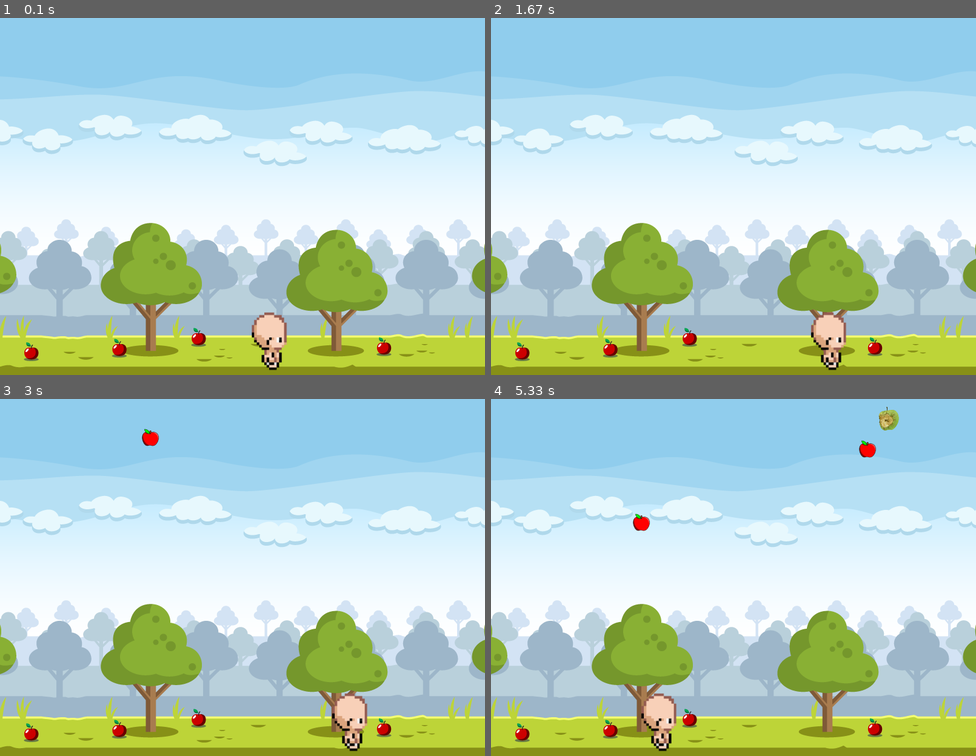
Above: before the commit, frames 1-4 (two rows, left to right).
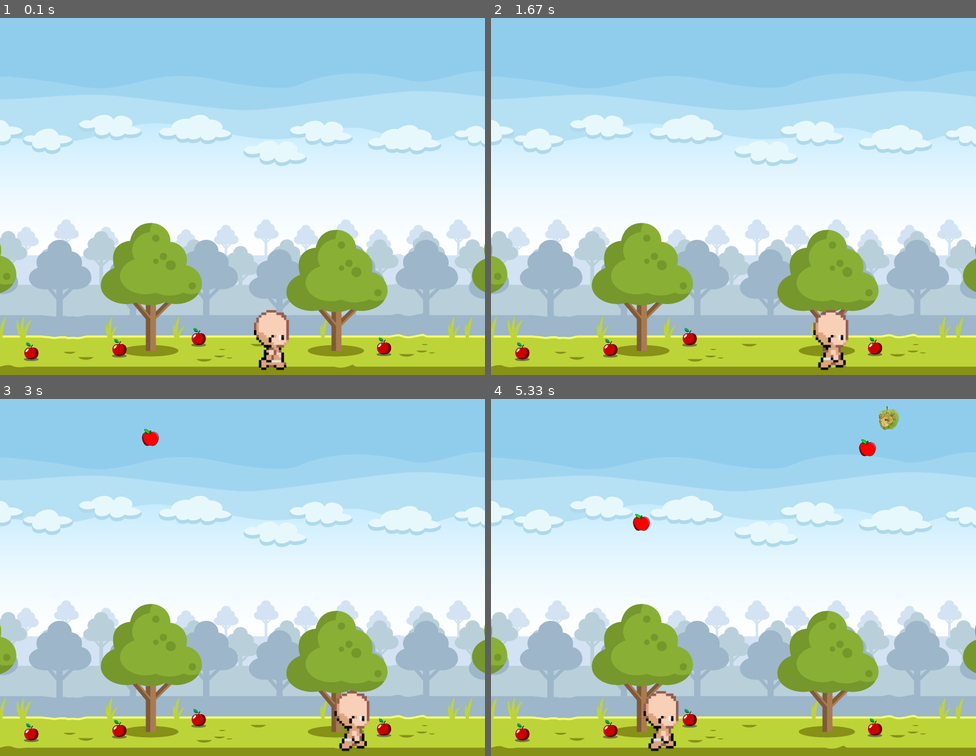
Above: after the commit, the same moments.

Repository: marcho4/Yandex-Lyceum-PyGame-Project
Game: pygame game, started from main.py
Two runs of this game, one before a commit and one after it. Both use one fixed random seed, a clock stepped at 60 frames per second and the inputs below.
Inputs:
- Up to frame 1 (0.1 s): no input
- Up to frame 2 (1.67 s): hold Right 0.33-0.8 s; hold Right 0.83-1.3 s; tap Space at 0.9, 1.2, 1.4 s; hold Left from 1.33 s (still down)
- Up to frame 3 (3 s): tap Space at 1.7, 1.97, 2.27, 2.4, 2.7 s; release Left at 1.87 s; hold Left 1.9-2.3 s; hold Right 2.33-2.97 s
- Up to frame 4 (5.33 s): hold Left 3-3.47 s; tap Space at 3.07, 3.37, 3.57, 3.87, 4.07, 4.37, 4.57, 4.87, 5.13 s; hold Right 3.5-3.97 s; hold Right 4-4.47 s; hold Left 4.5-5.03 s; hold Left from 5.07 s (still down)

The runs differ from the first frame. In frame 1, 0.6% of the frame differs, in the area x 51-60%, y 81-99%; in frame 2, 0.6%; in frame 3, 0.6%; in frame 4, 0.8%, in the area x 31-85%, y 2-99%.

Commit message:
чутка подредачила чтоб анимация не скакала
короче сейчас подрисую счетчик и постараюсь вклеить начальный экран

Diff:
--- a/main.py
+++ b/main.py
@@ -13,6 +13,7 @@
 size = width, height = 800, 600
 screen = pygame.display.set_mode(size)
 sprites = pygame.sprite.Group()
+apples = pygame.sprite.Group()
 clock = pygame.time.Clock()
 pygame.display.set_caption('Собери яблоки!')
 missed_apples = 0
@@ -36,7 +37,7 @@
     image = load_image("apple.png")
 
     def __init__(self, pos):
-        super().__init__(sprites)
+        super().__init__(apples)
         self.image = Apple.image
         self.rect = self.image.get_rect()
         self.mask = pygame.mask.from_surface(self.image)
@@ -60,7 +61,7 @@
     image = load_image('bad apple.png')
 
     def __init__(self, pos):
-        super().__init__(sprites)
+        super().__init__(apples)
         self.image = BadApple.image
         self.rect = self.image.get_rect()
         self.mask = pygame.mask.from_surface(self.image)
@@ -103,19 +104,16 @@
                 frame_location = (self.rect.w * i, self.rect.h * j)
                 self.frames.append(sheet.subsurface(pygame.Rect(
                     frame_location, self.rect.size)))
-
         if self.t:
             self.frames = self.frames[self.desired_row:]
         else:
             self.frames = self.frames[self.desired_row:self.last_i]
 
     def update(self):
-        self.cur_frame = (self.cur_frame + 1) % len(self.frames)
+        self.cur_frame = (self.cur_frame - 1) % len(self.frames)
         self.image = self.frames[self.cur_frame]
 
 
-
-running = True
 background = Background()
 bro = AnimatedSprite(load_image('bro.png'), 4, 4, 4, 400, 490)
 start1 = time.time()
@@ -136,8 +134,9 @@
             hero.rect.x += 10
 
 
+running = True
 while running:
-    sprites.update()
+    apples.update()
     keys = pygame.key.get_pressed()
     now1 = time.time()
     now2 = time.time()
@@ -145,19 +144,21 @@
         move(bro, "right")
     if keys[pygame.K_LEFT]:
         move(bro, "left")
-    if now1 - start1 > apple_interval:
-        Apple([random.randint(20, 760), random.randint(0, 20)])
-        start1 = now1
-    if now2 - start2 > bad_apple_interval:
-        BadApple([random.randint(20, 760), random.randint(0, 20)])
-        start2 = now2
-    # завершение игры если 3 гнилых яблока собрали или если 10 яблок пропустили
-    if bad_apples_collected == 3 or missed_apples == 10:
-        running = False
     for event in pygame.event.get():
         if event.type == pygame.QUIT:
             running = False
+        if bad_apples_collected == 3 or missed_apples == 10:
+            running = False  # завершение игры если 3 гнилых яблока собрали или если 10 яблок пропустили
+            print('you missed')
+        if now1 - start1 > apple_interval:
+            Apple([random.randint(20, 760), random.randint(0, 20)])
+            start1 = now1
+        if now2 - start2 > bad_apple_interval:
+            BadApple([random.randint(20, 760), random.randint(0, 20)])
+            start2 = now2
+        sprites.update()
     sprites.draw(screen)
+    apples.draw(screen)
     pygame.display.flip()
     clock.tick(60)
 
